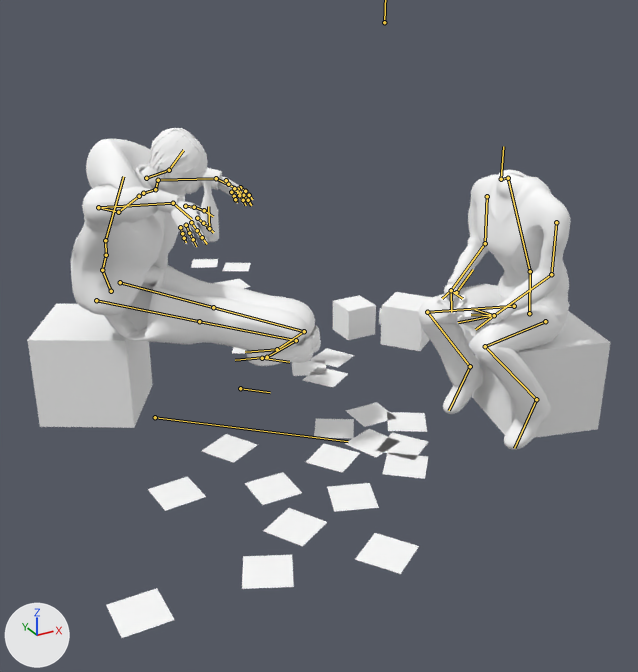
The Blender file workspace/docks.blend: old version first, new version second.
The view is the same before and after, from a 50 mm lens placed at (-1.99, -3.09, 2.27), pointed at (0.17, 0.85, 0.3). The axes (+X, +Y, +Z) are drawn at lower left. The lights are the same throughout. Both versions are drawn at frame 145 of the action 'trailer7'; the numbers are the values there. The bones that bend it are drawn over the model as lines.

The first picture shows 'cutscene_props.001', 'hoboMesh', 'mesh'.
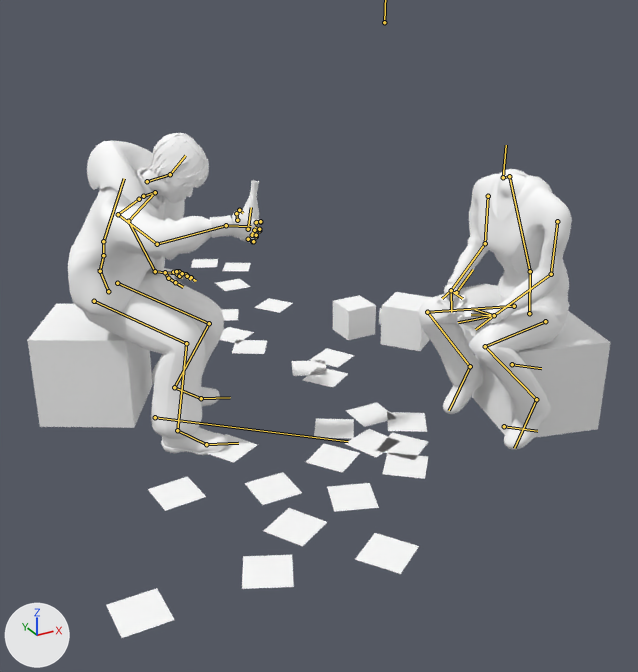
What differs and where, as boxes (x1, y1, x2, y2) in the pictures (638 x 672 px):
'hoboMesh', posed: before (71, 128, 321, 366); after (68, 133, 262, 455)
'mesh', posed: before (419, 170, 571, 449); after (419, 169, 572, 449)
bone 'pelvis', root to tip: before (111, 291) to (101, 268); after (108, 291) to (99, 268)
bone 'spine_02', root to tip: before (106, 255) to (105, 240); after (103, 255) to (103, 241)
bone 'index_01_r', root to tip: before (197, 218) to (203, 223); after (256, 222) to (260, 222)
bone 'index_02_r', root to tip: before (203, 223) to (208, 227); after (260, 222) to (260, 221)
bone 'index_03_r', root to tip: before (208, 227) to (213, 232); after (260, 221) to (256, 221)
bone 'middle_01_r', root to tip: before (191, 222) to (197, 230); after (254, 230) to (259, 230)
bone 'middle_02_r', root to tip: before (197, 230) to (202, 237); after (259, 230) to (259, 229)
bone 'middle_03_r', root to tip: before (202, 237) to (207, 244); after (259, 229) to (255, 227)
bone 'pinky_03_r', root to tip: before (184, 238) to (186, 242); after (253, 241) to (253, 240)
bone 'ring_01_r', root to tip: before (186, 225) to (189, 233); after (252, 235) to (256, 236)
bone 'ring_02_r', root to tip: before (189, 233) to (193, 239); after (256, 236) to (256, 235)
bone 'ring_03_r', root to tip: before (193, 239) to (196, 246); after (256, 235) to (252, 232)
bone 'thumb_01_r', root to tip: before (185, 206) to (194, 207); after (237, 220) to (236, 213)
bone 'thumb_02_r', root to tip: before (194, 207) to (204, 210); after (236, 213) to (239, 210)
bone 'thumb_03_r', root to tip: before (204, 210) to (213, 216); after (239, 210) to (243, 213)
bone 'knee_l', root to tip: before (262, 358) to (289, 362); after (512, 364) to (541, 368)

The change in detail:
Bone 'pelvis' (bone_pelvis) moves from (0.0, -0.261, -0.277) to (0.0, -0.26, -0.293).
Bone 'spine_02' (bone_spine_02) turns from (0, 0, 0) to (2, 0, 0) degrees about its own x, y and z.
Bone 'index_01_r' (bone_index_01_r) turns from (0, 0, 0) to (27, 0, 0) degrees about its own x, y and z.
Bone 'index_02_r' (bone_index_02_r) turns from (0, 0, 0) to (27, 0, 0) degrees about its own x, y and z.
Bone 'index_03_r' (bone_index_03_r) turns from (0, 0, 0) to (27, 0, 0) degrees about its own x, y and z.
Bone 'middle_01_r' (bone_middle_01_r) turns from (0, 0, 0) to (27, 0, 0) degrees about its own x, y and z.
Bone 'middle_02_r' (bone_middle_02_r) turns from (0, 0, 0) to (27, 0, 0) degrees about its own x, y and z.
Bone 'middle_03_r' (bone_middle_03_r) turns from (0, 0, 0) to (27, 0, 0) degrees about its own x, y and z.
Bone 'pinky_03_r' (bone_pinky_03_r) turns from (0, 0, 0) to (27, 0, 0) degrees about its own x, y and z.
Bone 'ring_01_r' (bone_ring_01_r) turns from (0, 0, 0) to (27, 0, 0) degrees about its own x, y and z.
Bone 'ring_02_r' (bone_ring_02_r) turns from (0, 0, 0) to (27, 0, 0) degrees about its own x, y and z.
Bone 'ring_03_r' (bone_ring_03_r) turns from (0, 0, 0) to (27, 0, 0) degrees about its own x, y and z.
Bone 'thumb_01_r' (bone_thumb_01_r) turns from (0, 0, 0) to (0, 0, -31) degrees about its own x, y and z.
Bone 'thumb_02_r' (bone_thumb_02_r) turns from (0, 0, 0) to (21, 0, 0) degrees about its own x, y and z.
Bone 'thumb_03_r' (bone_thumb_03_r) turns from (0, 0, 0) to (21, 0, 0) degrees about its own x, y and z.
Bone 'elbow_r' (bone_elbow_r) moves from (0.0, 0.0, 0.0) to (-0.221, -0.077, -0.176).
Bone 'knee_l' (bone_knee_l) moves from (0.0, 0.0, 0.0) to (-0.257, 1.255, 0.024).
Bone 'hand_ik_r' (bone_hand_ik_r) moves from (0.079, -0.007, 0.223) to (0.041, 0.161, 0.407).
Bone 'hand_ik_r' (bone_hand_ik_r) turns from (0, 0, 0) to (58, 24, 14) degrees about its own x, y and z.
Bone 'bottle_attached' (bone_bottle_attached) moves from (0.0, 0.0, 0.0) to (-0.023, 0.009, -0.079).
Bone 'bottle_attached' (bone_bottle_attached) turns from (0, 0, 0) to (43, 27, -26) degrees about its own x, y and z.
Bone 'hand_ik_l' (bone_hand_ik_l) moves from (0.059, -0.011, 0.006) to (0.635, -0.094, 0.094).
Bone 'hand_ik_l' (bone_hand_ik_l) turns from (5, 3, 0) to (-8, 27, 13) degrees about its own x, y and z.
Bone 'foot_ik_l' (bone_foot_ik_l) moves from (1.578, 1.2, -0.453) to (-0.843, -0.972, 0.414).
Bone 'foot_ik_l' (bone_foot_ik_l) turns from (27, 33, 100) to (19, -21, -61) degrees about its own x, y and z.
Bone 'foot_ik_r' (bone_foot_ik_r) moves from (1.972, 0.717, -0.585) to (-0.526, -0.527, 0.325).
Bone 'foot_ik_r' (bone_foot_ik_r) turns from (39, 20, 105) to (7, -25, -54) degrees about its own x, y and z.
